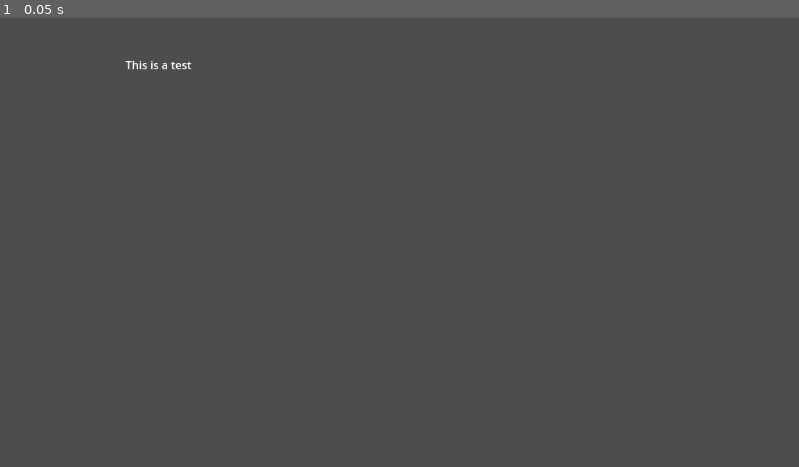
Above: before the commit, frame 1.
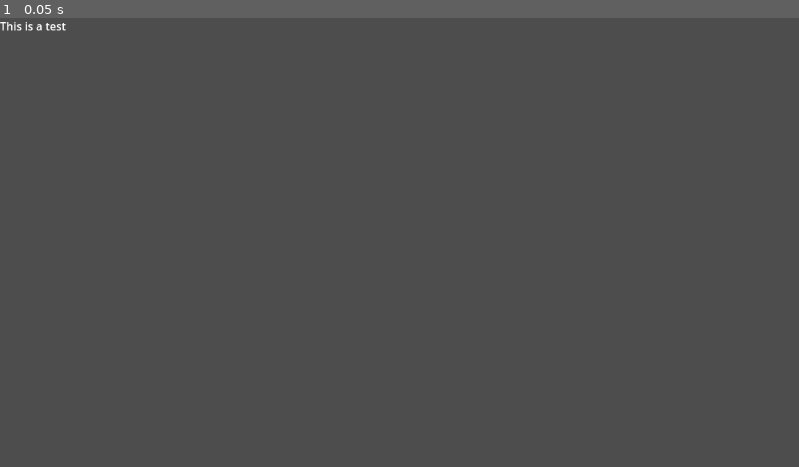
Above: after the commit, the same moment.

Repository: AndreiBondad/brass-game-project
Game: Godot game, scene res://scenes/main_game_scene.tscn
Same seed, same stepped clock (60 frames per second), same inputs: the game is played once before the commit and once after it. Before the commit the project has no main scene; this scene is started directly in both runs.
Inputs:
- Up to frame 1 (0.05 s): no input

The runs differ from the first frame. In frame 1, 0.2% of the frame differs, in the area x 0-25%, y 0-12%.

Commit message:
Commit
-moved main text in scene
-created main text script

Diff:
--- a/project.godot
+++ b/project.godot
@@ -11,5 +11,6 @@
 [application]
 
 config/name="brass"
+run/main_scene="uid://c61wu0u15krtk"
 config/features=PackedStringArray("4.5", "Forward Plus")
 config/icon="res://icon.svg"
--- a/scenes/main_game_scene.tscn
+++ b/scenes/main_game_scene.tscn
@@ -1,17 +1,19 @@
-[gd_scene format=3 uid="uid://c61wu0u15krtk"]
+[gd_scene load_steps=2 format=3 uid="uid://c61wu0u15krtk"]
 
-[node name="Control" type="Control"]
+[ext_resource type="Script" uid="uid://bpd7ventlkpt2" path="res://scenes/main_text_script.gd" id="1_it2yt"]
+
+[node name="MainCanvas" type="Control"]
 layout_mode = 3
 anchors_preset = 15
 anchor_right = 1.0
 anchor_bottom = 1.0
 grow_horizontal = 2
 grow_vertical = 2
+metadata/_edit_horizontal_guides_ = [-144.0]
 
-[node name="RichTextLabel" type="RichTextLabel" parent="."]
+[node name="MainText" type="RichTextLabel" parent="."]
 layout_mode = 0
-offset_left = 181.0
-offset_top = 56.0
-offset_right = 698.0
-offset_bottom = 349.0
+offset_right = 640.0
+offset_bottom = 384.0
 text = "This is a test"
+script = ExtResource("1_it2yt")
--- /dev/null
+++ b/scenes/main_text_script.gd
@@ -0,0 +1 @@
+extends RichTextLabel
Not shown, added: scenes/main_text_script.gd.uid
